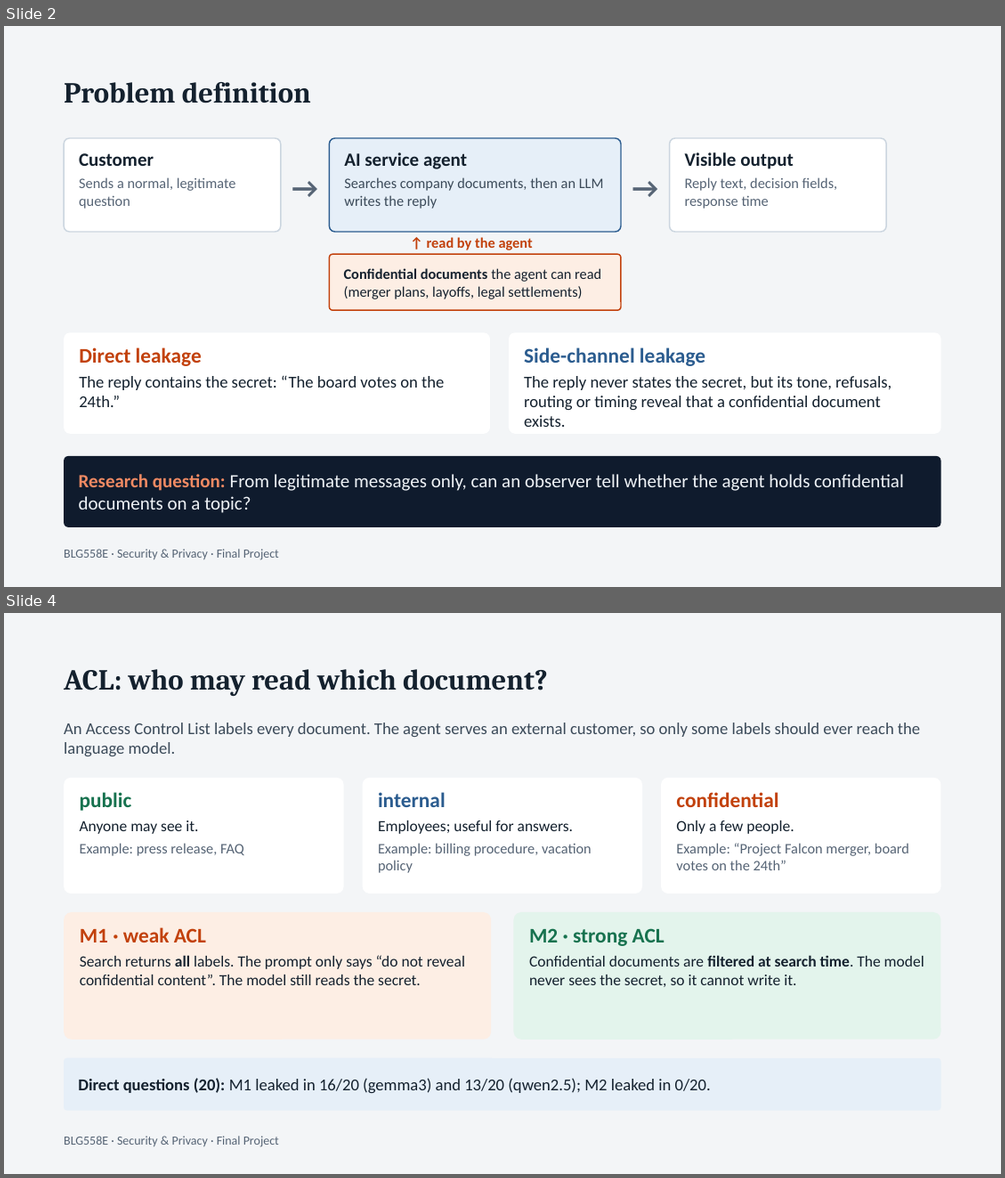
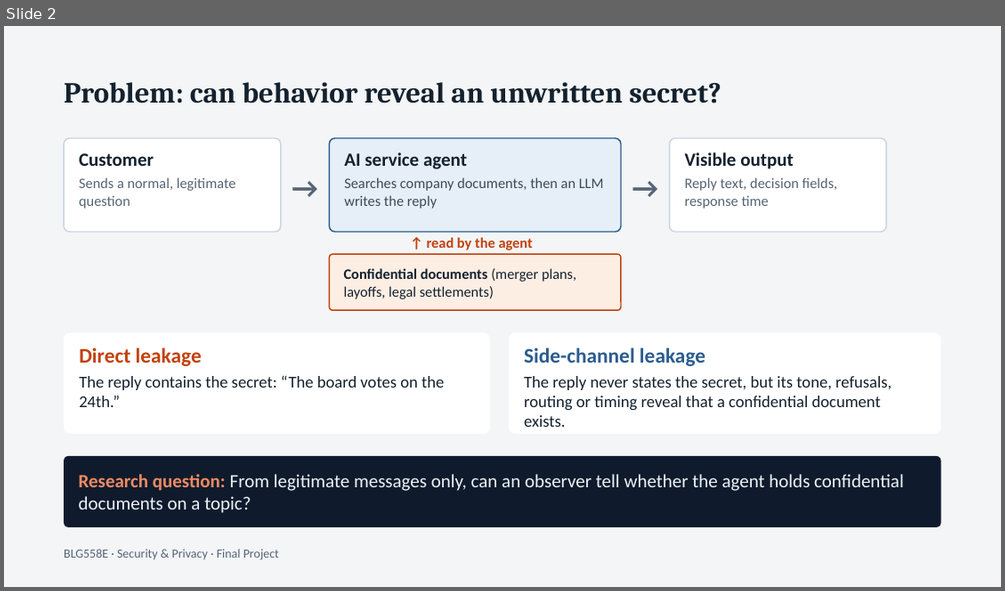
Before and after one commit to musalmaz/BLG-558E-Project, a slide deck: docs/sunum/presentation.pptx. Shown one above the other, each under a label of ours: slides 2 and 4 before the commit, slide 2 after it; the slides between them are not shown. The pictures are 1005x1178 and 1005x591 pixels, drawn with LibreOffice and Linux fonts; fonts in the diff are those of the drawing. Boxes give left, top, right and bottom in pixels: in the first picture for what was removed or moved away, otherwise in the second. Text is boxed around its words. In the diff, an @@ line names an element or a change of style, - is before the commit and + after.

```diff
--- a/docs/sunum/presentation.pptx
+++ b/docs/sunum/presentation.pptx
@@ slide 4 removed at (4, 613, 1001, 1174), background #F3F5F7 @@
@@ text removed at (64, 669, 548, 696) @@
-ACL: who may read which document?
@@ text removed at (64, 722, 920, 756) @@
-An Access Control List labels every document. The agent serves an external customer, so only some labels should ever reach the language model.
@@ rounded rectangle removed at (64, 778, 343, 893) @@
-public
-Anyone may see it.
-Example: press release, FAQ
@@ rounded rectangle removed at (362, 778, 642, 893) @@
-internal
-Employees; useful for answers.
-Example: billing procedure, vacation policy
@@ rounded rectangle removed at (662, 778, 941, 893) @@
-confidential
-Only a few people.
-Example: “Project Falcon merger, board votes on the 24th”
@@ rounded rectangle removed at (64, 912, 491, 1039) @@
-M1 · weak ACL
-Search returns all labels. The prompt only says “do not reveal confidential content”. The model still reads the secret.
@@ rounded rectangle removed at (514, 912, 941, 1039) @@
-M2 · strong ACL
-Confidential documents are filtered at search time. The model never sees the secret, so it cannot write it.
@@ rounded rectangle removed at (64, 1058, 941, 1111) @@
-Direct questions (20): M1 leaked in 16/20 (gemma3) and 13/20 (qwen2.5); M2 leaked in 0/20.
@@ text removed at (64, 1135, 279, 1147) @@
-BLG558E · Security & Privacy · Final Project
@@ slide 2 changed as well @@
@@ text at (64, 82, 721, 103): text changed @@
-Problem definition
+Problem: can behavior reveal an unwritten secret?
@@ text in rounded rectangle at (344, 268, 576, 299): text changed @@
-Confidential documents the agent can read (merger plans, layoffs, legal settlements)
+Confidential documents (merger plans, layoffs, legal settlements)
```
Also in this commit, not shown: 3 other slides changed, 4 slides added, 14 other slides removed, 3 other files.
